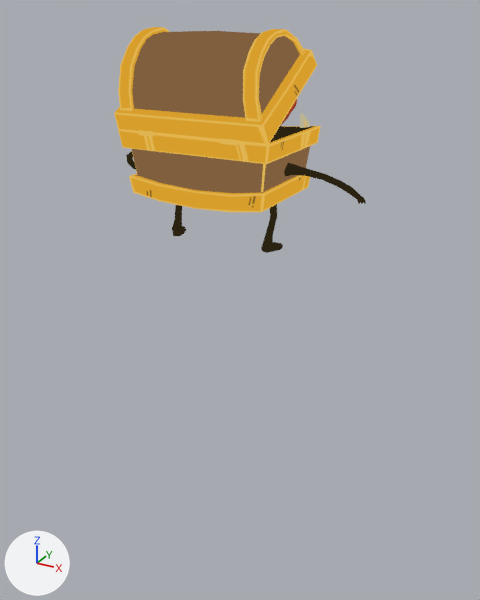
A saved change to the glTF model godot/assets/models/battle/summons/ChestBurster.glb.
Rendered twice from a 50 mm lens placed at (0.269, -0.459, 0.181), pointed at (-0.007, 0.042, -0.07). Arrows for +X, +Y and +Z are at lower left; the lights stay in place. The older version comes first. Both versions are drawn at frame 0 of the action 'ChestBurster_Intro'; the numbers are the values there. Vertices at exactly the same position are counted once.

Names of what the first picture shows: 'ChestBurster.001'.
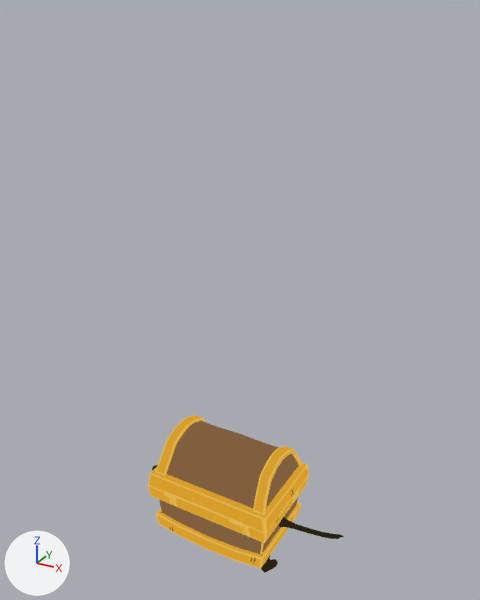
What differs and where, as boxes [x1, y1, x2, y2] in the pictures (480 x 600 px; the box of a moved part takes in the faces that stretch with it):
```json
{"object": "ChestBurster.001", "change": "reshaped, rescaled, moved, turned", "before": [114, 27, 366, 253], "after": [148, 415, 344, 573]}
{"part": 1, "of": "me_chestburster", "change": "moved or reshaped", "before": [138, 130, 154, 137], "after": [164, 491, 177, 500]}
{"part": 2, "of": "me_chestburster", "change": "moved or reshaped", "before": [220, 138, 238, 145], "after": [229, 518, 243, 527]}
{"part": 3, "of": "me_chestburster", "change": "moved or reshaped", "before": [300, 113, 310, 128], "on screen": "not visible afterwards"}
{"part": 4, "of": "me_chestburster", "change": "moved or reshaped", "before": [261, 204, 283, 253], "after": [261, 556, 278, 573]}
{"part": 5, "of": "me_chestburster", "change": "moved or reshaped", "before": [126, 152, 136, 170], "after": [152, 465, 158, 471], "on screen": "mostly hidden"}
{"part": 6, "of": "me_chestburster", "change": "moved or reshaped", "before": [284, 163, 366, 204], "after": [279, 517, 344, 539]}
{"part": 7, "of": "me_chestburster", "change": "moved or reshaped", "before": [172, 205, 186, 236], "on screen": "not visible afterwards"}
{"part": 8, "of": "me_chestburster", "change": "added", "after": [148, 415, 309, 569], "on screen": "orange"}
{"part": 9, "of": "me_chestburster", "change": "deleted", "before": [114, 27, 321, 212], "on screen": "orange"}
```

Scene script edits in JSON lines:
```json
{"block": "me_chestburster", "where": "# used by ob_chestburster_001; parent = ob_chestburster; location = (0.0, 0.0, 0.0); rotation_euler = (1.571, 0.0, 0.0), in degrees (90, 0, 0)"}
{"op": "remove", "block": "me_chestburster", "code": "me_chestburster.from_pydata(...)  # 1008 vertices, 1890 faces; spans x -2.31..2.17, y 0.01..3.35, z -2.54..1.05"}
{"op": "add", "block": "me_chestburster", "code": "me_chestburster.from_pydata(...)  # 1009 vertices, 1890 faces; spans x -2.21..2.26, y -1.0..0.95, z -6.79..-3.88"}
{"block": "me_chestburster", "change": "me_chestburster part 1: the loose piece of 16 vertices spanning x -0.88..-0.62, y 1.86..1.93, z 0.92..0.99 is turned 90.1 degrees about the x axis through its middle, then moved by (0.09, -2.84, -5.84)"}
{"block": "me_chestburster", "change": "me_chestburster part 2: the loose piece of 16 vertices spanning x 0.56..0.82, y 1.86..1.93, z 0.92..0.99 is turned 90.1 degrees about the x axis through its middle, then moved by (0.09, -2.85, -5.86)"}
{"block": "me_chestburster", "change": "me_chestburster part 3: the loose piece of 19 vertices spanning x 0.98..1.19, y 1.78..2.1, z -0.89..-0.69 is turned 90.1 degrees about the x axis through its middle, then moved by (0.11, -1.16, -4.07)"}
{"block": "me_chestburster", "change": "me_chestburster part 4: the loose piece of 66 vertices spanning x 0.77..1.03, y 0.01..0.94, z -0.24..0.14 is turned 90.4 degrees about the x axis through its middle, then moved by (0.08, -0.42, -6.27)"}
{"block": "me_chestburster", "change": "me_chestburster part 5: the loose piece of 111 vertices spanning x -2.31..-1.03, y 0.76..1.46, z -0.84..0.09 is multiplied about its middle by the matrix ((0.999, 0.008, -0.015), (-0.015, -0.002, -0.999), (-0.008, 0.999, -0.002)), then moved by (0.1, -0.71, -5.29)"}
{"block": "me_chestburster", "change": "me_chestburster part 6: the loose piece of 111 vertices spanning x 1.02..2.17, y 0.75..1.47, z -0.84..0.1 is turned 90.1 degrees about the x axis through its middle, then moved by (0.09, -0.75, -5.32)"}
{"block": "me_chestburster", "change": "me_chestburster part 7: the loose piece of 66 vertices spanning x -1.03..-0.79, y 0.01..0.94, z -0.25..0.14 is turned 90 degrees about the x axis through its middle, then moved by (0.08, -0.41, -6.25)"}
{"block": "me_chestburster", "change": "me_chestburster part 8: a new loose piece of 249 vertices spanning x -1.21..1.4, y -0.95..0.95, z -5.98..-3.88, in mat_chestburster"}
{"block": "me_chestburster", "change": "me_chestburster part 9: 6 loose pieces with 533 vertices, spanning x -1.3..1.29, y 0.8..3.35, z -2.54..1.05, are deleted"}
{"block": "me_chestburster", "change": "other edits to the shape of me_chestburster do not show in these pictures"}
{"op": "remove", "block": "ob_chestburster_001", "code": "ob_chestburster_001.parent = ob_chestburster"}
{"op": "set", "path": "ob_chestburster_001.rotation_euler", "old": "(1.571, 0.0, 0.0)", "new": "(0.0, 0.0, 0.0)", "note": "degrees (90, 0, 0) -> degrees (0, 0, 0)"}
{"op": "set", "path": "ob_chestburster_001.scale", "old": "(1.0, 1.0, 1.0)", "new": "(0.05, 0.05, 0.05)"}
```
